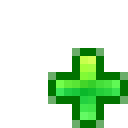
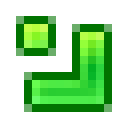
Comparing the layer stacks of the two 128px x 128px images. Changes:
added layer "Слой 10" above "Слой 8" over [left=24, top=24, right=104, bottom=104]
hid "Слой 9" over [left=56, top=56, right=120, bottom=120]
